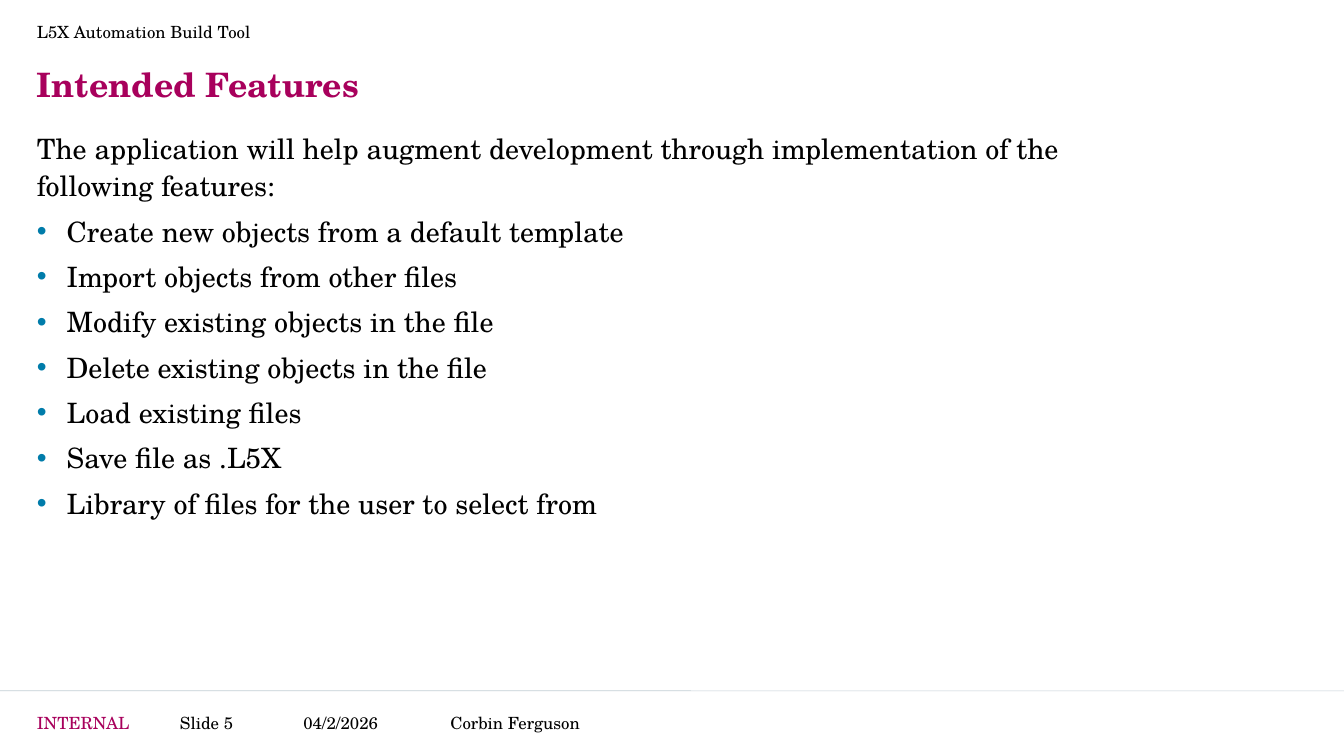
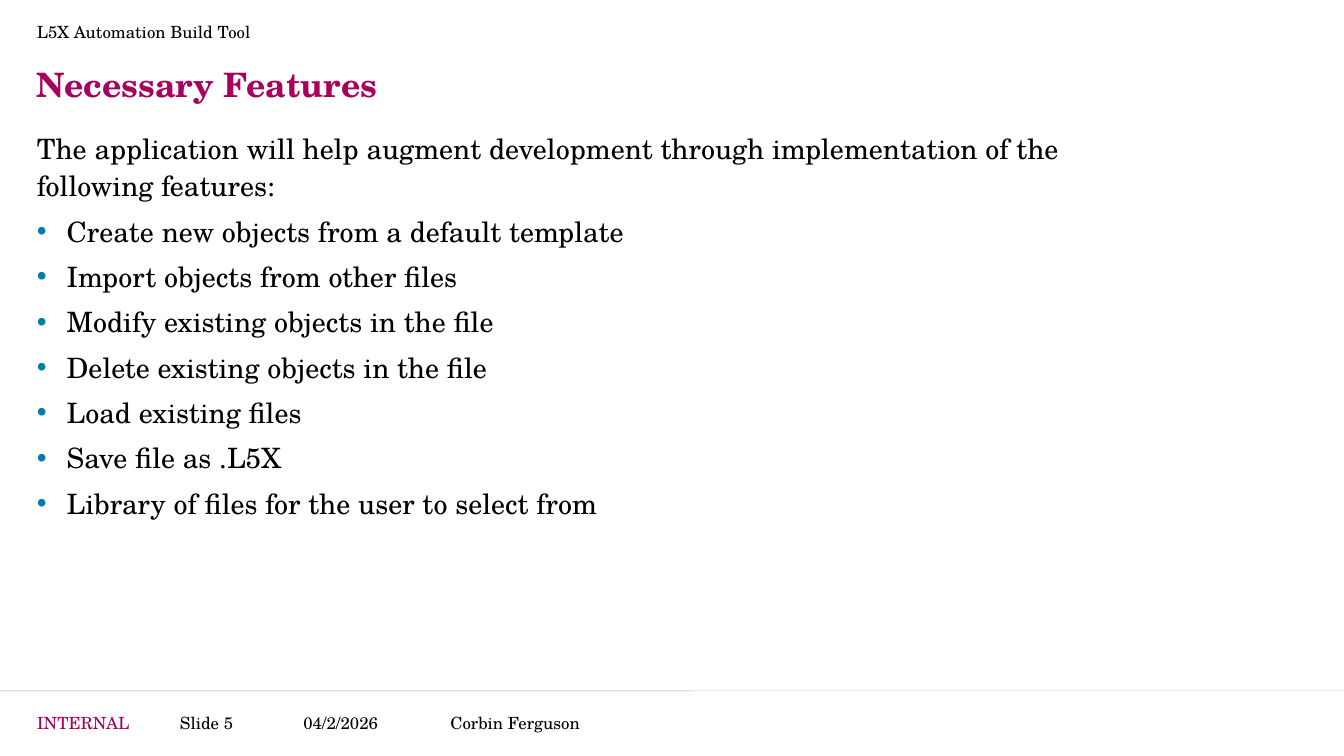
Before and after one commit to CorbinFerguson/ThesisBuildTool, a slide deck: slide 5 of Thesis Writing Documents/Project Development.pptx. Drawn at 1344x756 pixels with LibreOffice and Linux fonts; fonts in the diff are those of the drawing; background and template pictures are left out. Boxes give left, top, right and bottom in pixels: in the first picture for what was removed or moved away, otherwise in the second. Text is boxed around its words. In the diff, an @@ line names an element or a change of style, - is before the commit and + after.

```diff
--- a/Thesis Writing Documents/Project Development.pptx
+++ b/Thesis Writing Documents/Project Development.pptx
@@ title at bbox=[37, 72, 377, 104]: text changed @@
-Intended Features
+Necessary Features
```
Also in this commit, not shown: 8 other slides changed, 4 slides added, 6 other files.
